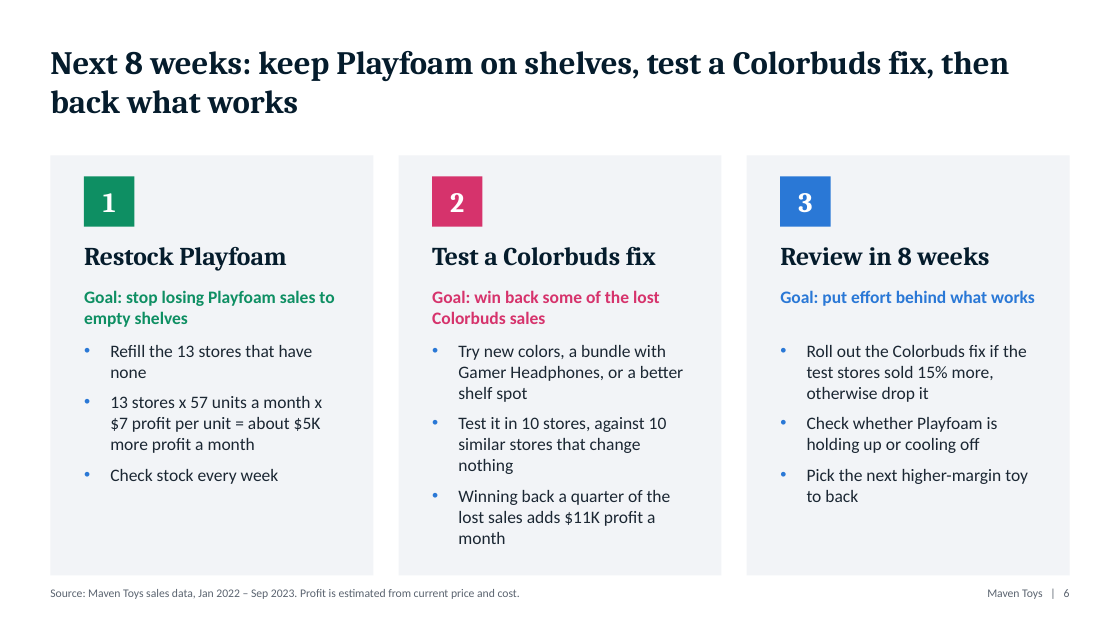
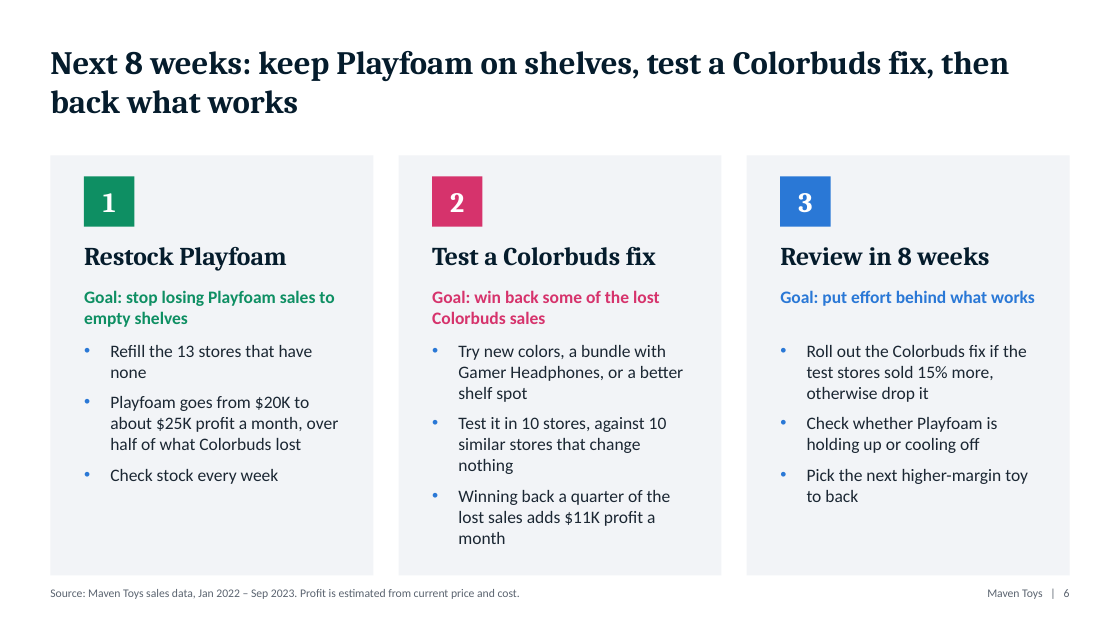
Before and after one commit to surajko9000/maven-toys-ai-analytics, a slide deck: slide 6 of site/deck/Colorbuds_to_Playfoam.pptx. Drawn at 1120x630 pixels with LibreOffice and Linux fonts; fonts in the diff are those of the drawing. Boxes give left, top, right and bottom in pixels: in the first picture for what was removed or moved away, otherwise in the second. Text is boxed around its words. In the diff, an @@ line names an element or a change of style, - is before the commit and + after.

```diff
--- a/site/deck/Colorbuds_to_Playfoam.pptx
+++ b/site/deck/Colorbuds_to_Playfoam.pptx
@@ text at (110,396,339,450): text changed @@
-• 13 stores x 57 units a month x $7 profit per unit = about $5K more profit a month
+• Playfoam goes from $20K to about $25K profit a month, over half of what Colorbuds lost
```
Also in this commit, not shown: 1 other slide changed, 4 other files.
